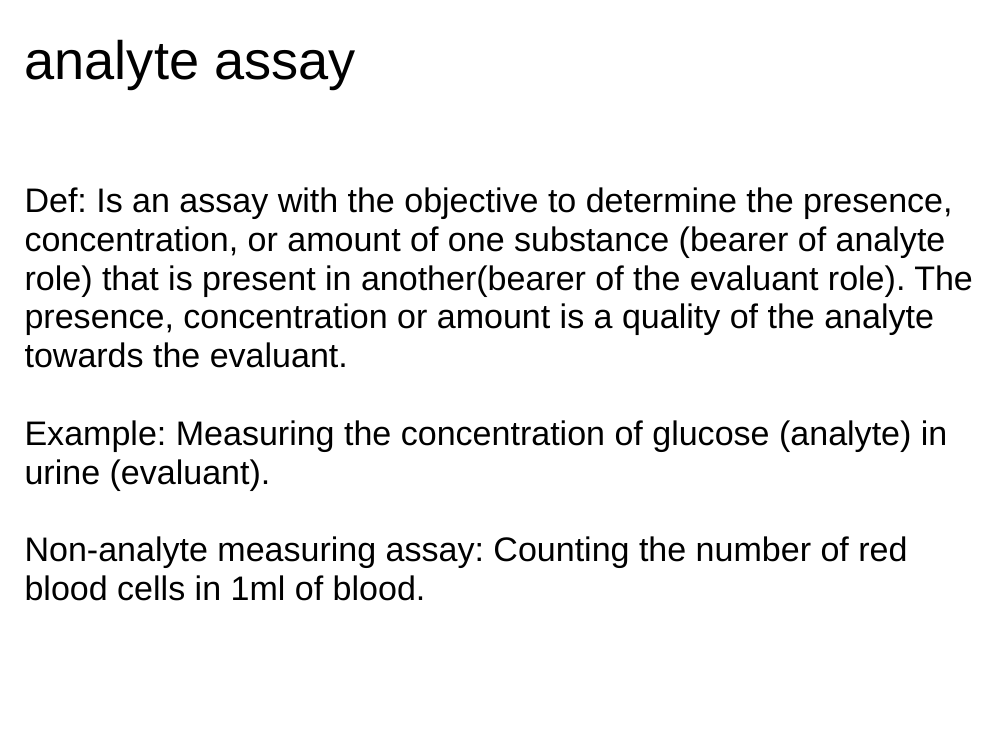
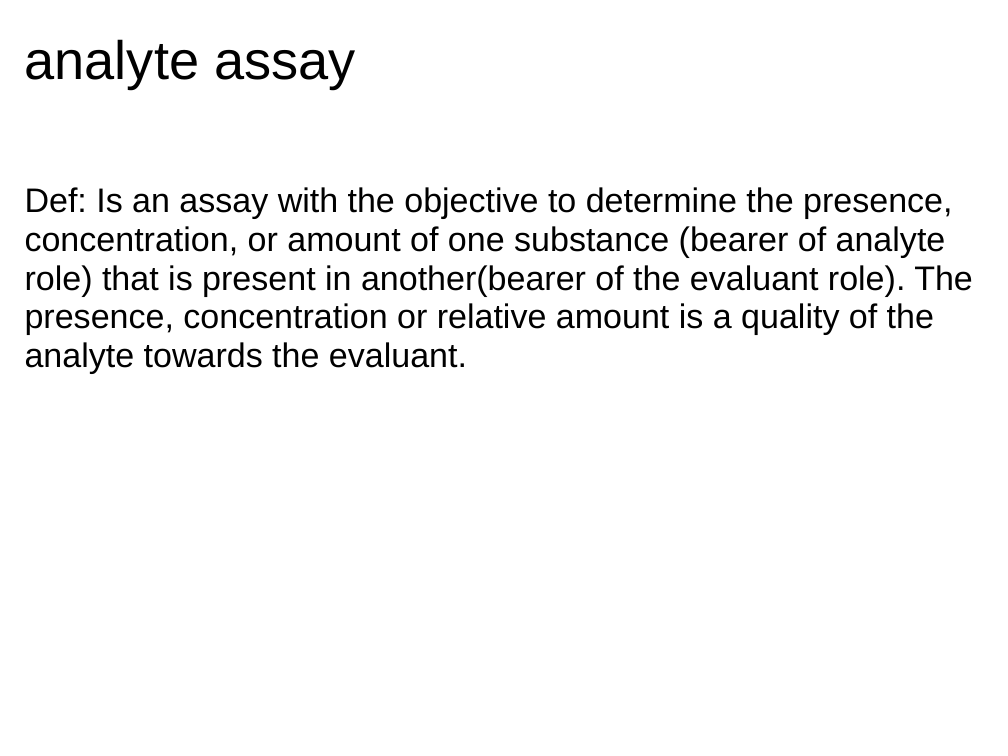
Before and after one commit to obi-ontology/obi-legacy-svn, a slide deck: slide 9 of trunk/docs/developer/PlanAndPlannedProcessDocs/Plans_and_Planned_Processes.ppt. Drawn at 1008x756 pixels with LibreOffice and Linux fonts; fonts in the diff are those of the drawing. Boxes give left, top, right and bottom in pixels: in the first picture for what was removed or moved away, otherwise in the second. Text is boxed around its words. In the diff, an @@ line names an element or a change of style, - is before the commit and + after.

```diff
--- a/trunk/docs/developer/PlanAndPlannedProcessDocs/Plans_and_Planned_Processes.ppt
+++ b/trunk/docs/developer/PlanAndPlannedProcessDocs/Plans_and_Planned_Processes.ppt
@@ text at [25,187,973,374]: text changed @@
-Def: Is an assay with the objective to determine the presence, concentration, or amount of one substance (bearer of analyte role) that is present in another(bearer of the evaluant role). The presence, concentration or amount is a quality of the analyte towards the evaluant.
-Example: Measuring the concentration of glucose (analyte) in urine (evaluant).
-Non-analyte measuring assay: Counting the number of red blood cells in 1ml of blood.
+Def: Is an assay with the objective to determine the presence, concentration, or amount of one substance (bearer of analyte role) that is present in another(bearer of the evaluant role). The presence, concentration or relative amount is a quality of the analyte towards the evaluant.
```
Also in this commit, not shown: 10 other slides changed.
